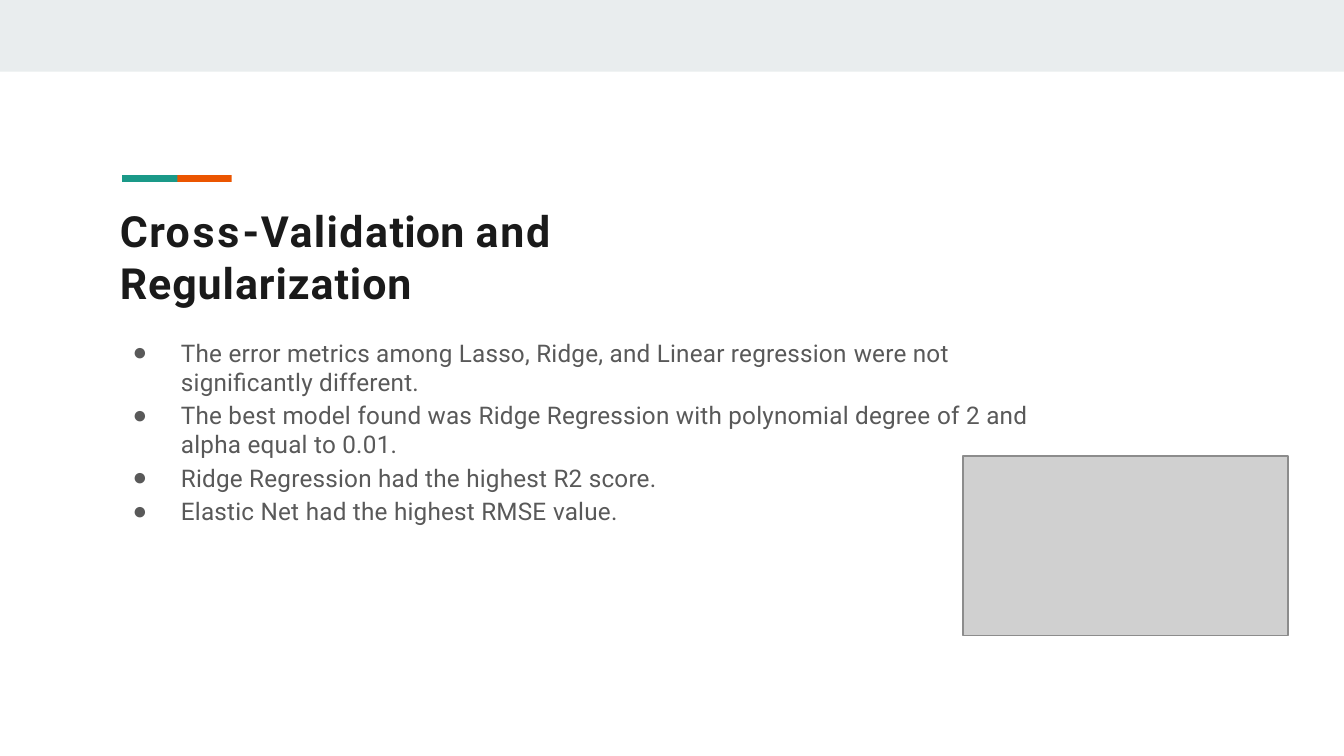
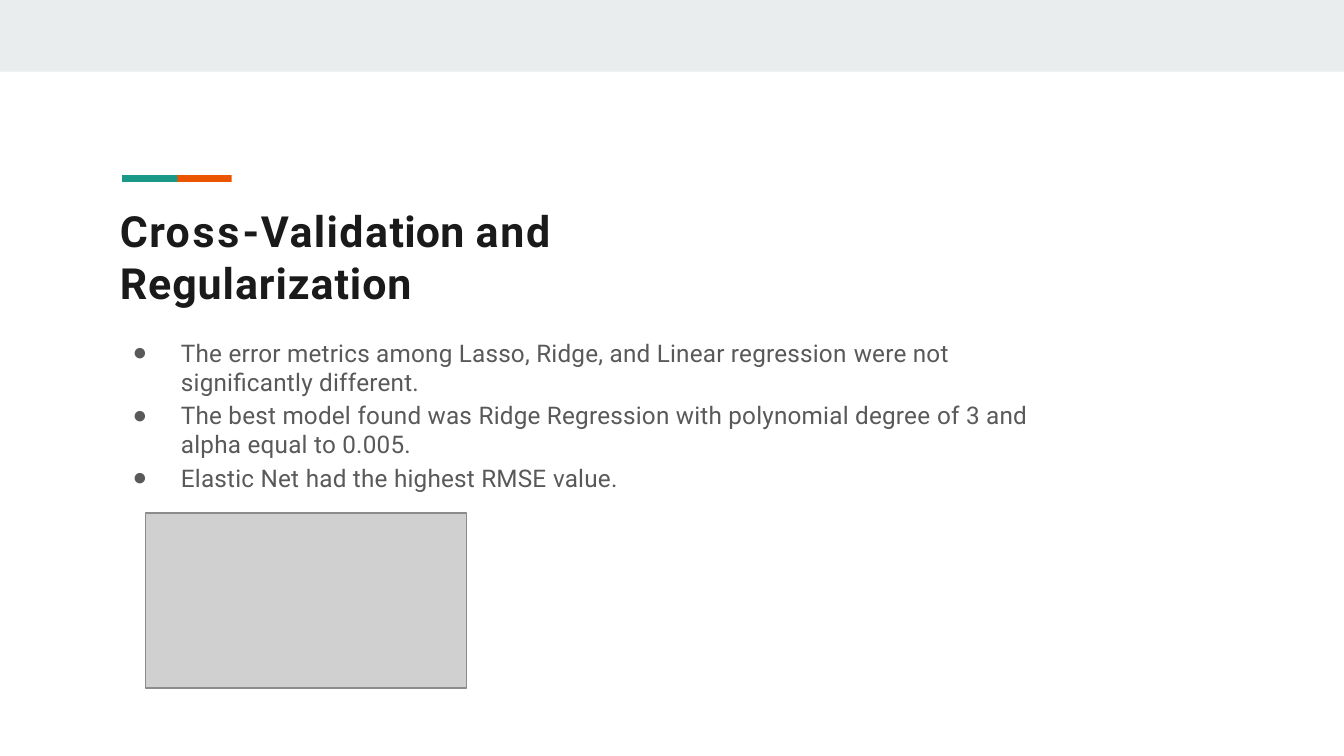
Before and after one commit to moqa19/IBM-Machine-Learning, a slide deck: slide 15 of Project-2-Report.pptx. Drawn at 1344x756 pixels with LibreOffice and Linux fonts; fonts in the diff are those of the drawing; grey boxes stand for pictures. Boxes give left, top, right and bottom in pixels: in the first picture for what was removed or moved away, otherwise in the second. Text is boxed around its words. In the diff, an @@ line names an element or a change of style, - is before the commit and + after.

```diff
--- a/Project-2-Report.pptx
+++ b/Project-2-Report.pptx
@@ text at box(181, 405, 1027, 458): text changed @@
-● The best model found was Ridge Regression with polynomial degree of 2 and alpha equal to 0.01.
-● Ridge Regression had the highest R2 score.
+● The best model found was Ridge Regression with polynomial degree of 3 and alpha equal to 0.005.
@@ picture removed at box(964, 456, 1289, 634) @@
@@ picture added at box(145, 513, 466, 688) @@
```
Also in this commit, not shown: 8 other slides changed, 2 slides added, 1 other file.
